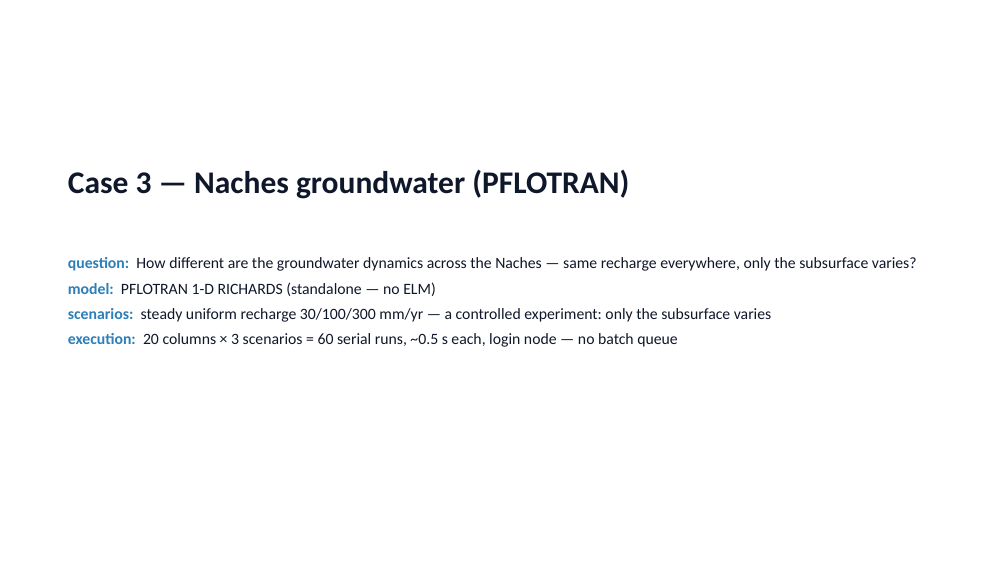
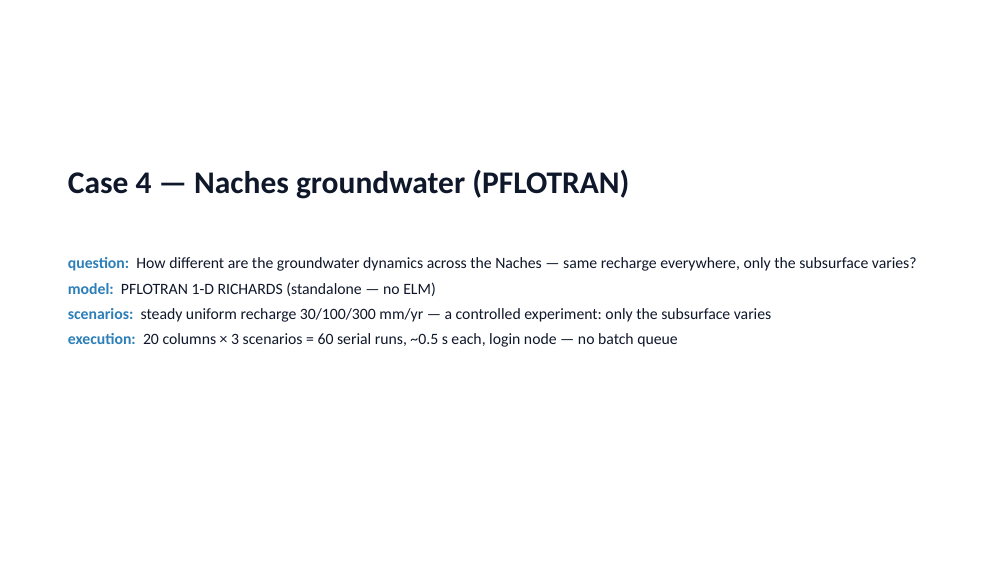
Before and after one commit to hoangtv1899/multi-agent-framework, a slide deck: slide 24 of docs/slides/story_20260706.pptx (slide 20 before the commit). Drawn at 1008x567 pixels with LibreOffice and Linux fonts; fonts in the diff are those of the drawing. Boxes give left, top, right and bottom in pixels: in the first picture for what was removed or moved away, otherwise in the second. Text is boxed around its words. In the diff, an @@ line names an element or a change of style, - is before the commit and + after.

```diff
--- a/docs/slides/story_20260706.pptx
+++ b/docs/slides/story_20260706.pptx
@@ text at bbox=[68, 170, 629, 199]: text changed @@
-Case 3 — Naches groundwater (PFLOTRAN)
+Case 4 — Naches groundwater (PFLOTRAN)
```
Also in this commit, not shown: 1 other slide changed, 5 slides added, 6 other files.
